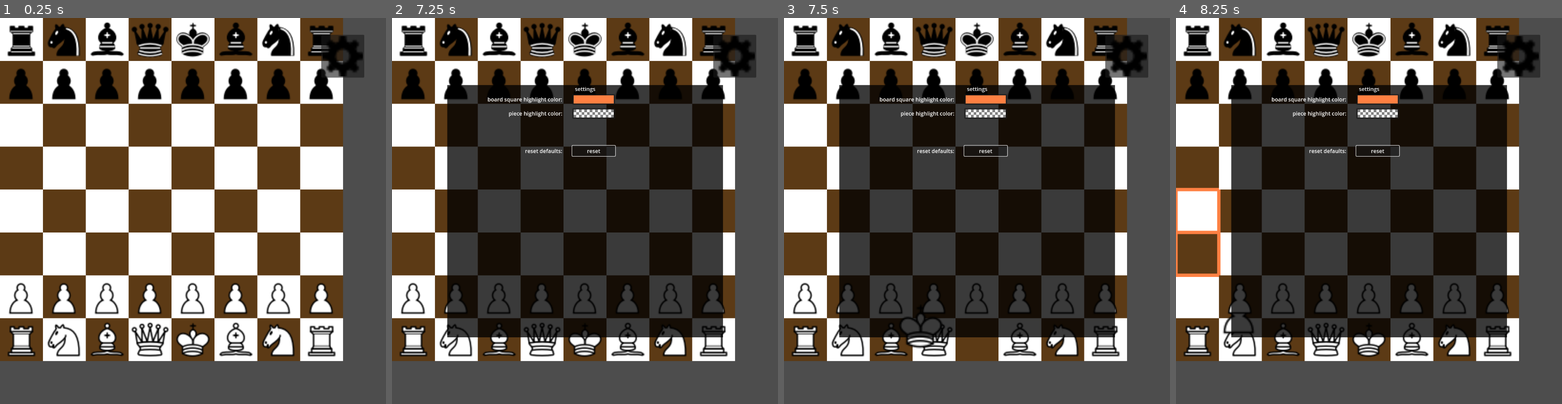
Above: before the commit, frames 1-4 (left to right).
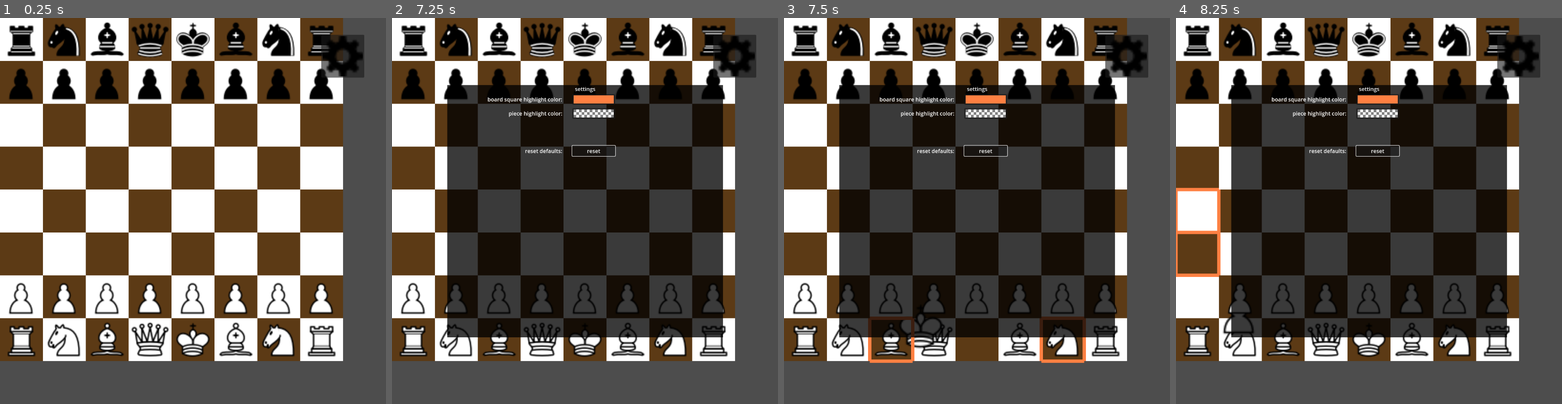
Above: after the commit, the same moments.

Repository: telamonian/chess_2d
Game: Godot game, scene res://game/game_2d.tscn
The game is run twice, just before and just after one commit, with the same random seed, the same clock (stepped at 60 frames per second) and the same inputs.
Inputs (mouse positions are in pixels of both pictures, inside the frame that each line leads up to):
- Up to frame 1 (0.25 s): no input
- Up to frame 2 (7.25 s): tap Enter at 0.5 s; drag from (415, 338) to (712, 338) at 0.52 s; click (735, 56) at 1.25 s; click "reset" at 2 s; drag from (712, 338) to (415, 338) at 2.77 s; move the mouse to (457, 338) at 3.52 s; click (457, 338) at 3.67 s; drag from (669, 338) to (457, 338) at 4.27 s; drag from (500, 338) to (627, 338) at 5.02 s; drag from (627, 338) to (500, 338) at 5.77 s; move the mouse to (542, 338) at 6.52 s; click (542, 338) at 6.67 s
- Up to frame 3 (7.5 s): drag from (977, 338) to (807, 295) at 7.27 s
- Up to frame 4 (8.25 s): drag from (1199, 295) to (1326, 338) at 8.02 s

Frames 1-2 are identical in both runs. In frame 3, 0.7% of the frame differs, in the area x 21-79%, y 77-90%; in frame 4, nothing differs.

Commit message:
valid castling moves now highlighted

Diff:
--- a/game/game_2d.gd
+++ b/game/game_2d.gd
@@ -27,22 +27,7 @@
   var valid_moves = get_valid_moves(piece)
   match piece.type:
     Enum.Ptype.KING:
-      var valid_castling_moves: Array[Vector2i] = []
-      if not piece.is_moved:
-        # the king has not moved
-        for rgp in player_man.players[piece.color].rook_grid_positions:
-          if rgp in piece_man.pieces:
-            var maybe_rook = piece_man.pieces[rgp]
-            if maybe_rook.type == Enum.Ptype.ROOK and not maybe_rook.is_moved:
-              # one of the same colored rooks has not moved
-              if grid_pos.x - rgp.x > 0:
-                # move the king 2 towards file 0
-                valid_castling_moves.append(Vector2i(grid_pos.x - 2, grid_pos.y))
-              elif grid_pos.x - rgp.x < 0:
-                # move the king 2 towards maximum file
-                valid_castling_moves.append(Vector2i(grid_pos.x + 2, grid_pos.y))
-      valid_moves.append_array(valid_castling_moves)
-
+      valid_moves.append_array(get_valid_castling_moves(piece))
     Enum.Ptype.PAWN:
       pass
 
@@ -98,8 +83,25 @@
 
   return moves
 
+func get_valid_castling_moves(piece: Piece2D) -> Array[Vector2i]:
+  var valid_castling_moves: Array[Vector2i] = []
+  if not piece.is_moved:
+    # the king has not moved
+    for rgp in player_man.players[piece.color].rook_grid_positions:
+      if rgp in piece_man.pieces:
+        var maybe_rook = piece_man.pieces[rgp]
+        if maybe_rook.type == Enum.Ptype.ROOK and not maybe_rook.is_moved:
+          # one of the same colored rooks has not moved
+          var king_shift = -2 if piece.file - maybe_rook.file > 0 else 2
+          # move the king 2 towards the unmoved rook
+          valid_castling_moves.append(Vector2i(piece.file + king_shift, piece.row))
+  return valid_castling_moves
+
 func _on_piece_drag_started(piece: Piece2D):
   var valid_moves = get_valid_moves(piece)
+  match piece.type:
+    Enum.Ptype.KING:
+      valid_moves.append_array(get_valid_castling_moves(piece))
   board.highlights.set_highlight(valid_moves)
 
 func _on_piece_drag_ended(piece: Piece2D):
--- a/game/piece/piece_2d.gd
+++ b/game/piece/piece_2d.gd
@@ -11,6 +11,13 @@
 
 var is_moved: bool = false
 var is_dragged: bool = false
+
+var file:
+  get():
+    return grid_position.x
+var row:
+  get():
+    return grid_position.y
 
 # static constructor/instantiator
 # see: https://www.reddit.com/r/godot/comments/13pm5o5/comment/ktmmqp0
